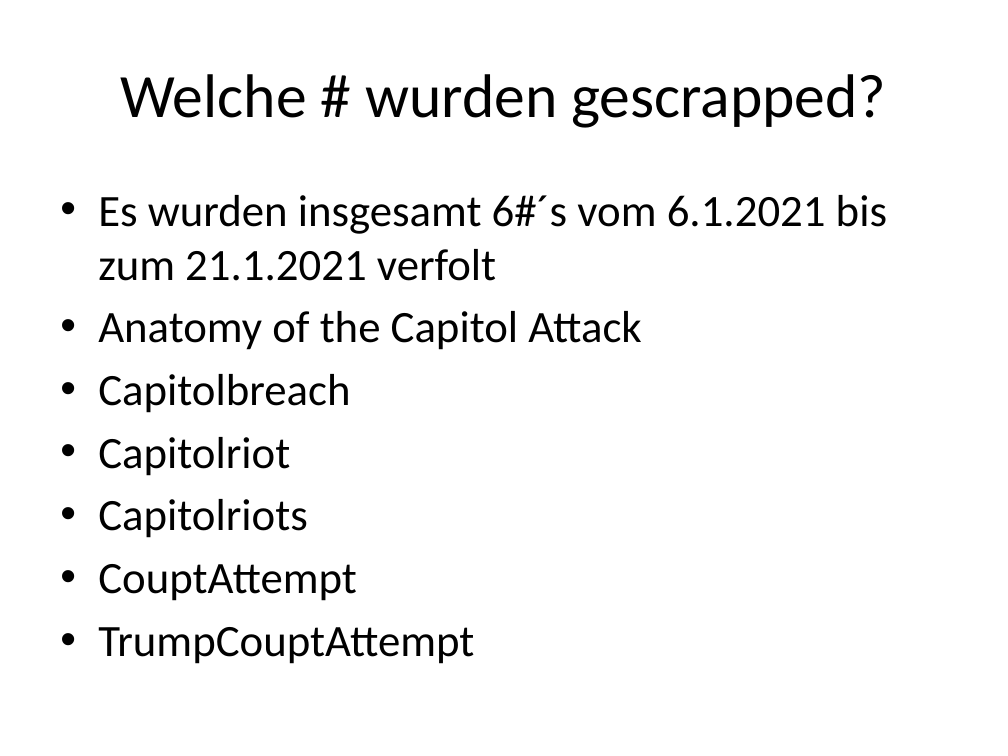
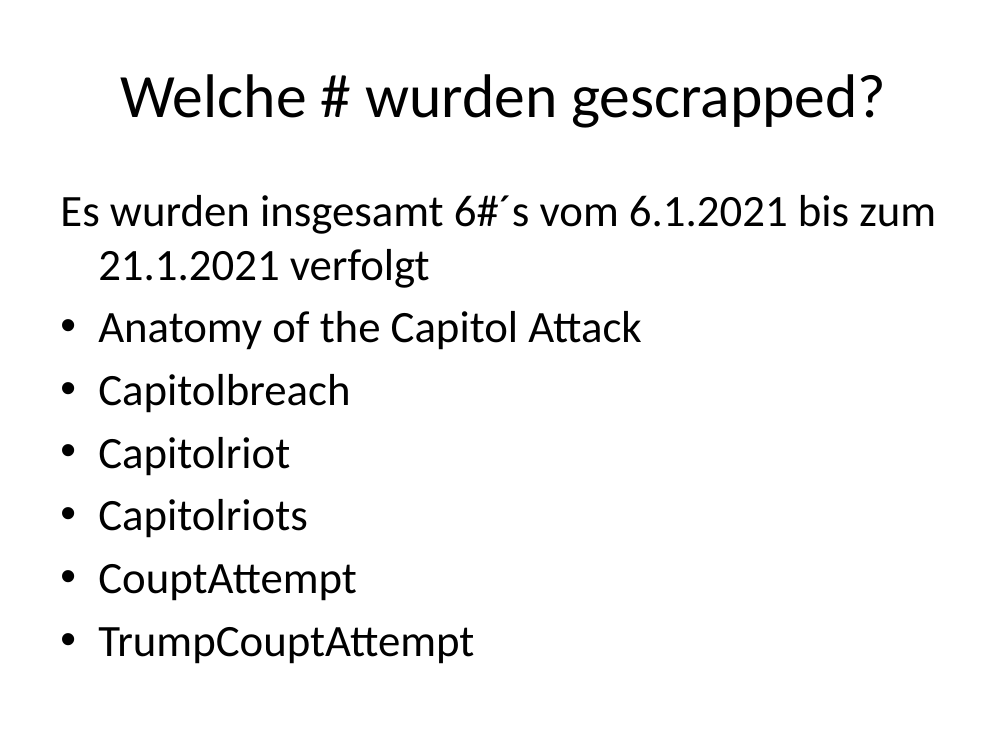
Before and after one commit to kekpja/HSAnalyse, a slide deck: slide 7 of Sentimentanalyse mit Vader.pptx. Drawn at 1008x756 pixels with LibreOffice and Linux fonts; fonts in the diff are those of the drawing. Boxes give left, top, right and bottom in pixels: in the first picture for what was removed or moved away, otherwise in the second. Text is boxed around its words. In the diff, an @@ line names an element or a change of style, - is before the commit and + after.

```diff
--- a/Sentimentanalyse mit Vader.pptx
+++ b/Sentimentanalyse mit Vader.pptx
@@ text at (60, 195, 936, 288): text changed @@
-• Es wurden insgesamt 6#´s vom 6.1.2021 bis zum 21.1.2021 verfolt
+Es wurden insgesamt 6#´s vom 6.1.2021 bis zum 21.1.2021 verfolgt
```
Also in this commit, not shown: 1 other slide changed, 4 slides added.
